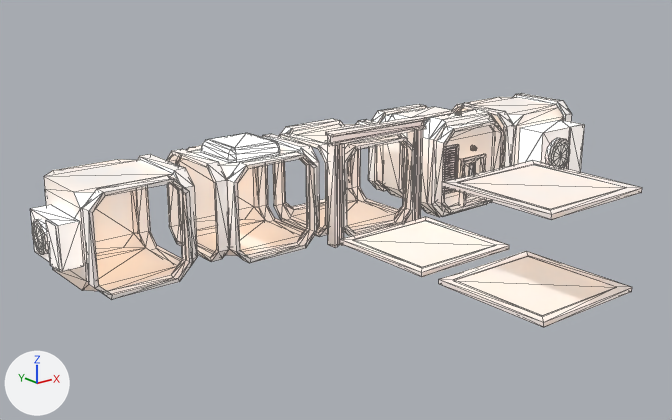
Two versions of the glTF model stacks.glb, one commit apart.
Both versions are drawn from a camera (50 mm lens) standing at (-23.2, -28.5, 11.7) and looking at (-2.8, -3.0, 1.5). The lights are fixed; the arrows at lower left show +X, +Y and +Z. Mesh edges are drawn as thin lines. Where no turn or scale is listed for an object, it has been applied to the vertices.

Objects in the first picture: '-', '=', 'Floor', 'I', 'O', 'R', 'T'.
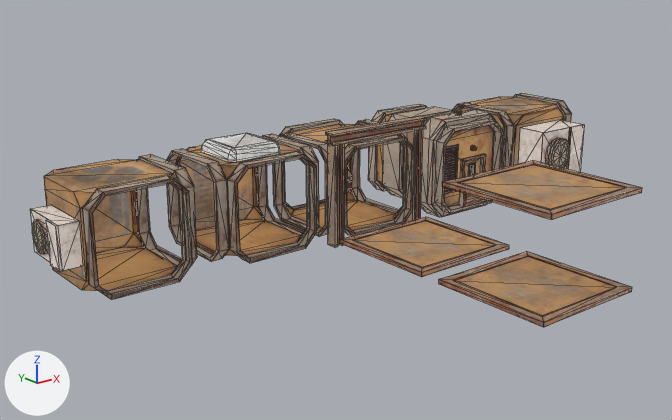
Scene script edits in JSON lines:
```json
{"op": "add", "block": "img_atlas2", "code": ["img_atlas2 = load_image('atlas2', '_unpacked/atlas2', 2048, 1024, 'sRGB')"]}
{"block": "mat_material__1", "where": "n0 = _N.new('ShaderNodeBsdfPrincipled'); n0.name = 'Principled BSDF'"}
{"op": "remove", "block": "mat_material__1", "code": "n0.inputs[0].default_value = (1.0, 1.0, 1.0, 1.0)  # 'Base Color', white #ffffff"}
{"block": "mat_material__1", "where": "n2 = _N.new('ShaderNodeTexImage'); n2.name = 'Image Texture'"}
{"op": "set", "path": "n2.image", "old": "img_atlas", "new": "img_atlas2"}
{"op": "add", "block": "mat_material__1", "code": "n3 = _N.new('ShaderNodeTexImage'); n3.name = 'Image Texture.001'"}
{"op": "add", "block": "mat_material__1", "code": "n3.image = img_atlas2"}
{"op": "add", "block": "mat_material__1", "code": "_L.new(n3.outputs[0], n0.inputs[0])  # 'Color' to 'Base Color'"}
{"block": "mat_material__1_006", "where": "n0 = _N.new('ShaderNodeBsdfPrincipled'); n0.name = 'Principled BSDF'"}
{"op": "remove", "block": "mat_material__1_006", "code": "n0.inputs[0].default_value = (1.0, 1.0, 1.0, 1.0)  # 'Base Color', white #ffffff"}
{"block": "mat_material__1_006", "where": "n2 = _N.new('ShaderNodeTexImage'); n2.name = 'Image Texture'"}
{"op": "set", "path": "n2.image", "old": "img_atlas", "new": "img_atlas2"}
{"op": "add", "block": "mat_material__1_006", "code": "n3 = _N.new('ShaderNodeTexImage'); n3.name = 'Image Texture.001'"}
{"op": "add", "block": "mat_material__1_006", "code": "n3.image = img_atlas2"}
{"op": "add", "block": "mat_material__1_006", "code": "_L.new(n3.outputs[0], n0.inputs[0])  # 'Color' to 'Base Color'"}
{"block": "mat_material__1_005", "where": "n0 = _N.new('ShaderNodeBsdfPrincipled'); n0.name = 'Principled BSDF'"}
{"op": "remove", "block": "mat_material__1_005", "code": "n0.inputs[0].default_value = (1.0, 1.0, 1.0, 1.0)  # 'Base Color', white #ffffff"}
{"block": "mat_material__1_005", "where": "n2 = _N.new('ShaderNodeTexImage'); n2.name = 'Image Texture'"}
{"op": "set", "path": "n2.image", "old": "img_atlas", "new": "img_atlas2"}
{"op": "add", "block": "mat_material__1_005", "code": "n3 = _N.new('ShaderNodeTexImage'); n3.name = 'Image Texture.001'"}
{"op": "add", "block": "mat_material__1_005", "code": "n3.image = img_atlas2"}
{"op": "add", "block": "mat_material__1_005", "code": "_L.new(n3.outputs[0], n0.inputs[0])  # 'Color' to 'Base Color'"}
```

Location of each change, (x1, y1, x2, y2) in pixels of the pictures (672 x 420 px):
```json
{"object": "R", "change": "surface changed", "before": [31, 154, 197, 300], "after": [31, 154, 197, 300]}
{"object": "=", "change": "surface changed", "before": [439, 160, 642, 327], "after": [439, 160, 642, 327], "on screen": "white to brown"}
{"object": "T", "change": "surface changed", "before": [167, 133, 319, 263], "after": [167, 133, 319, 263], "on screen": "white to brown"}
{"object": "O", "change": "surface changed", "before": [273, 116, 426, 247], "after": [273, 116, 426, 247], "on screen": "white to brown"}
{"object": "I", "change": "surface changed", "before": [368, 104, 503, 217], "after": [368, 104, 503, 217], "on screen": "white to brown"}
{"object": "-", "change": "surface changed", "before": [452, 93, 585, 172], "after": [452, 93, 585, 172]}
{"object": "Floor", "change": "surface changed", "before": [340, 217, 509, 277], "after": [340, 217, 509, 277], "on screen": "white to brown"}
```
